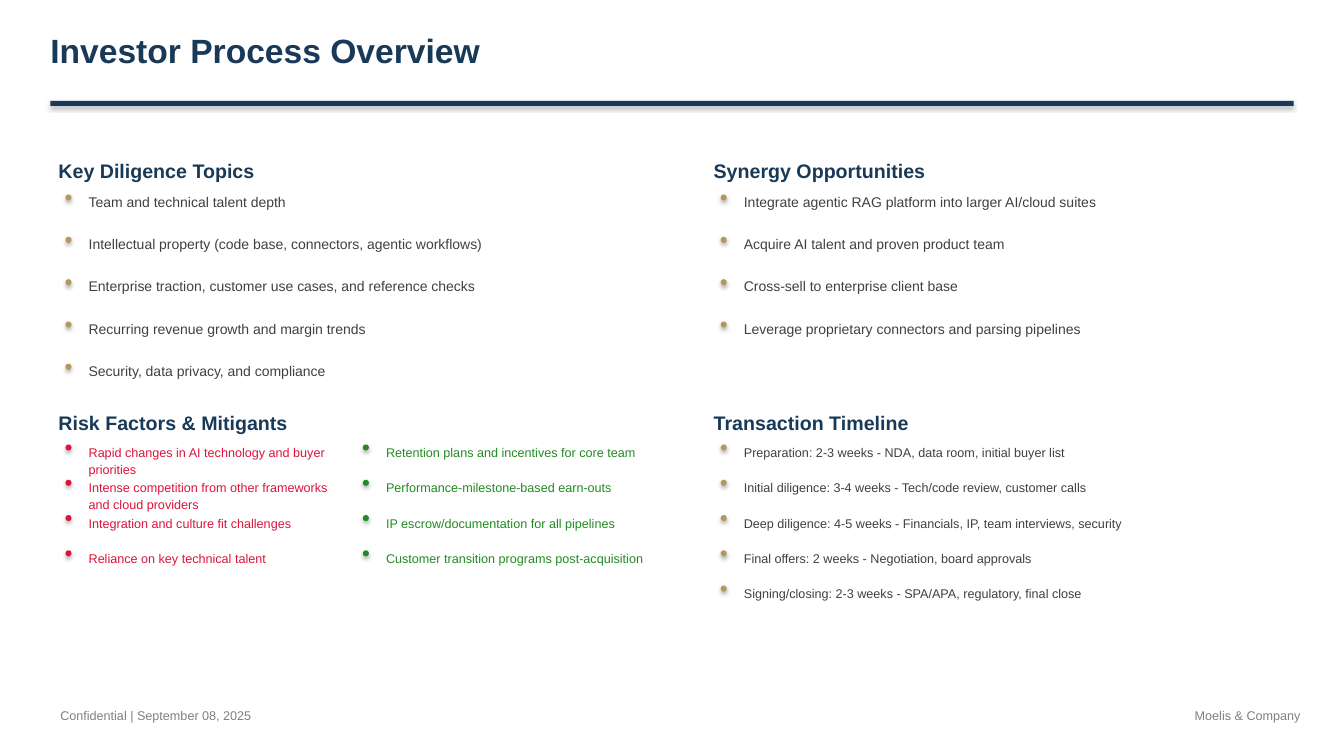
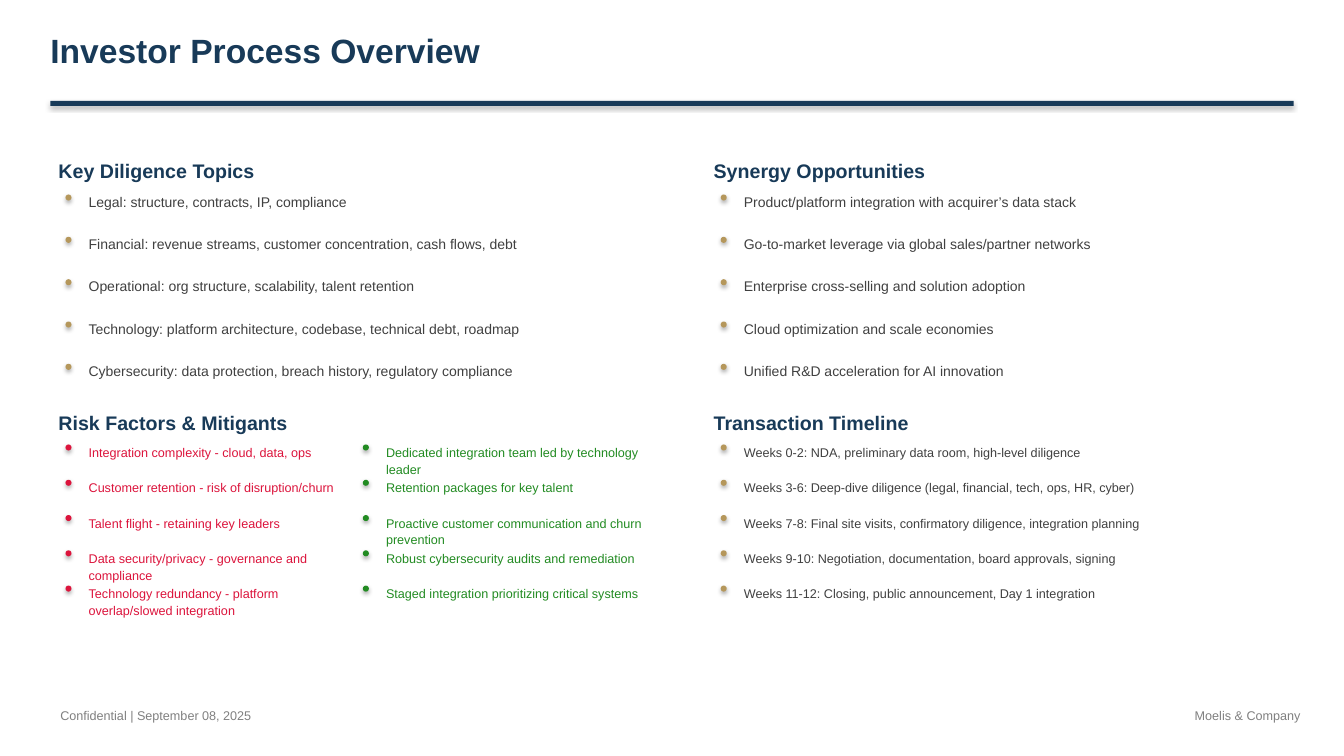
Before and after one commit to alinvb/slide_generator, a slide deck: slide 11 of ai_generated_deck.pptx (slide 15 before the commit). Drawn at 1344x756 pixels with LibreOffice and Linux fonts; fonts in the diff are those of the drawing. Boxes give left, top, right and bottom in pixels: in the first picture for what was removed or moved away, otherwise in the second. Text is boxed around its words. In the diff, an @@ line names an element or a change of style, - is before the commit and + after.

```diff
--- a/ai_generated_deck.pptx
+++ b/ai_generated_deck.pptx
@@ text at (x1=89, y1=197, x2=347, y2=210): text changed @@
-Team and technical talent depth
+Legal: structure, contracts, IP, compliance
@@ text at (x1=744, y1=197, x2=1076, y2=210): text changed @@
-Integrate agentic RAG platform into larger AI/cloud suites
+Product/platform integration with acquirer’s data stack
@@ text at (x1=89, y1=239, x2=517, y2=251): text changed @@
-Intellectual property (code base, connectors, agentic workflows)
+Financial: revenue streams, customer concentration, cash flows, debt
@@ text at (x1=744, y1=239, x2=1091, y2=252): text changed @@
-Acquire AI talent and proven product team
+Go-to-market leverage via global sales/partner networks
@@ text at (x1=89, y1=281, x2=414, y2=294): text changed @@
-Enterprise traction, customer use cases, and reference checks
+Operational: org structure, scalability, talent retention
@@ text at (x1=744, y1=281, x2=1026, y2=294): text changed @@
-Cross-sell to enterprise client base
+Enterprise cross-selling and solution adoption
@@ text at (x1=89, y1=324, x2=519, y2=337): text changed @@
-Recurring revenue growth and margin trends
+Technology: platform architecture, codebase, technical debt, roadmap
@@ text at (x1=744, y1=324, x2=994, y2=337): text changed @@
-Leverage proprietary connectors and parsing pipelines
+Cloud optimization and scale economies
@@ text at (x1=89, y1=366, x2=513, y2=379): text changed @@
-Security, data privacy, and compliance
+Cybersecurity: data protection, breach history, regulatory compliance
@@ ellipse added at (x1=721, y1=364, x2=727, y2=370), fill #B5975B @@
@@ text added at (x1=744, y1=366, x2=1004, y2=376), 10 pt, text #404040 @@
+Unified R&D acceleration for AI innovation
@@ text at (x1=89, y1=448, x2=311, y2=460): text changed @@
-Rapid changes in AI technology and buyer priorities
+Integration complexity - cloud, data, ops
@@ text added at (x1=386, y1=448, x2=638, y2=474), 9 pt, text #228B22 @@
+Dedicated integration team led by technology leader
@@ text at (x1=744, y1=448, x2=1081, y2=460): text changed @@
-Preparation: 2-3 weeks - NDA, data room, initial buyer list
+Weeks 0-2: NDA, preliminary data room, high-level diligence
@@ text at (x1=89, y1=483, x2=334, y2=495): text changed @@
-Intense competition from other frameworks and cloud providers
+Customer retention - risk of disruption/churn
@@ text at (x1=386, y1=483, x2=573, y2=495): text changed @@
-Retention plans and incentives for core team
+Retention packages for key talent
@@ text removed at (x1=386, y1=483, x2=611, y2=492) @@
-Performance-milestone-based earn-outs
@@ text at (x1=744, y1=483, x2=1134, y2=495): text changed @@
-Initial diligence: 3-4 weeks - Tech/code review, customer calls
+Weeks 3-6: Deep-dive diligence (legal, financial, tech, ops, HR, cyber)
@@ text at (x1=89, y1=519, x2=279, y2=531): text changed @@
-Integration and culture fit challenges
+Talent flight - retaining key leaders
@@ text at (x1=386, y1=519, x2=642, y2=547): text changed @@
-IP escrow/documentation for all pipelines
+Proactive customer communication and churn prevention
@@ text at (x1=744, y1=519, x2=1140, y2=531): text changed @@
-Deep diligence: 4-5 weeks - Financials, IP, team interviews, security
+Weeks 7-8: Final site visits, confirmatory diligence, integration planning
@@ text at (x1=89, y1=554, x2=307, y2=583): text changed @@
-Reliance on key technical talent
+Data security/privacy - governance and compliance
@@ text at (x1=386, y1=554, x2=635, y2=566): text changed @@
-Customer transition programs post-acquisition
+Robust cybersecurity audits and remediation
@@ text at (x1=744, y1=554, x2=1116, y2=566): text changed @@
-Final offers: 2 weeks - Negotiation, board approvals
+Weeks 9-10: Negotiation, documentation, board approvals, signing
@@ ellipse added at (x1=66, y1=586, x2=72, y2=592), fill #DC143C @@
@@ text added at (x1=89, y1=589, x2=279, y2=618), 9 pt, text #DC143C @@
+Technology redundancy - platform overlap/slowed integration
@@ ellipse added at (x1=363, y1=586, x2=369, y2=592), fill #228B22 @@
@@ text added at (x1=386, y1=589, x2=638, y2=601), 9 pt, text #228B22 @@
+Staged integration prioritizing critical systems
@@ text at (x1=744, y1=589, x2=1095, y2=601): text changed @@
-Signing/closing: 2-3 weeks - SPA/APA, regulatory, final close
+Weeks 11-12: Closing, public announcement, Day 1 integration
```
Also in this commit, not shown: 9 other slides changed, 5 slides added, 5 slides removed, 5 other files.
